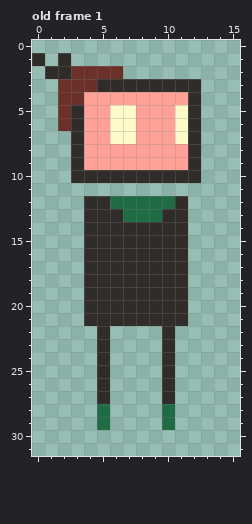
Pixel-art file: GameArt/Player.aseprite. The first picture shows the starting point.
16x32 pixels, 1 frame. Shown: old frame 1. The commit also changed other frames, which this record leaves out.
The result:
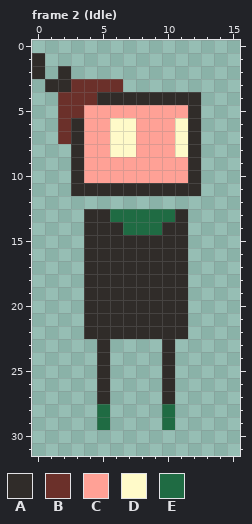
Palette (. is transparent): A #302c29  B #6b302a  C #ffa196  D #fffac9  E #1f6b43
A new or re-ordered frame is compared with the old frame closest to it.
What changed:
frames 1 -> 17
layer "Layer 2" now hidden
layer "Head" added
layer "Body" added
layer "Layer 3" removed
Frame 2 (Idle) is new; against old frame 1:
There is now colour A in row 2 at x 0; in row 3 at x 1; in row 11 at x 3 to 12; in row 22 at x 4, 6 to 9 and 11.
The edit turns colour B into colour A in row 3 at x 2.
The edit turns colour C into colour A in row 4 at x 5 to 11.
There is now colour B in row 7 at x 2.
The edit turns colour A into colour B in row 3 at x 5 to 6; in row 5 at x 3.
The edit turns colour C into colour B in row 4 at x 4.
The edit turns colour A into colour C in row 10 at x 4 to 11.
The edit turns colour D into colour C in row 5 at x 6 to 7 and 11.
The edit turns colour C into colour D in row 8 at x 6 to 7 and 11.
The edit turns colour A into colour E in row 13 at x 6 and 10; in row 14 at x 7 to 9.
Colour A is removed in row 1 at x 2; in row 2 at x 1; in row 3 at x 7 to 12; in row 12 at x 4 to 5 and 11.
Colour B is removed in row 2 at x 3 to 6.
Colour E is removed in row 12 at x 6 to 10.
Pixel boxes of the changes (left, top, right, bottom) in both pictures:
changed: (32, 53, 201, 235)
added: (84, 326, 188, 339)
